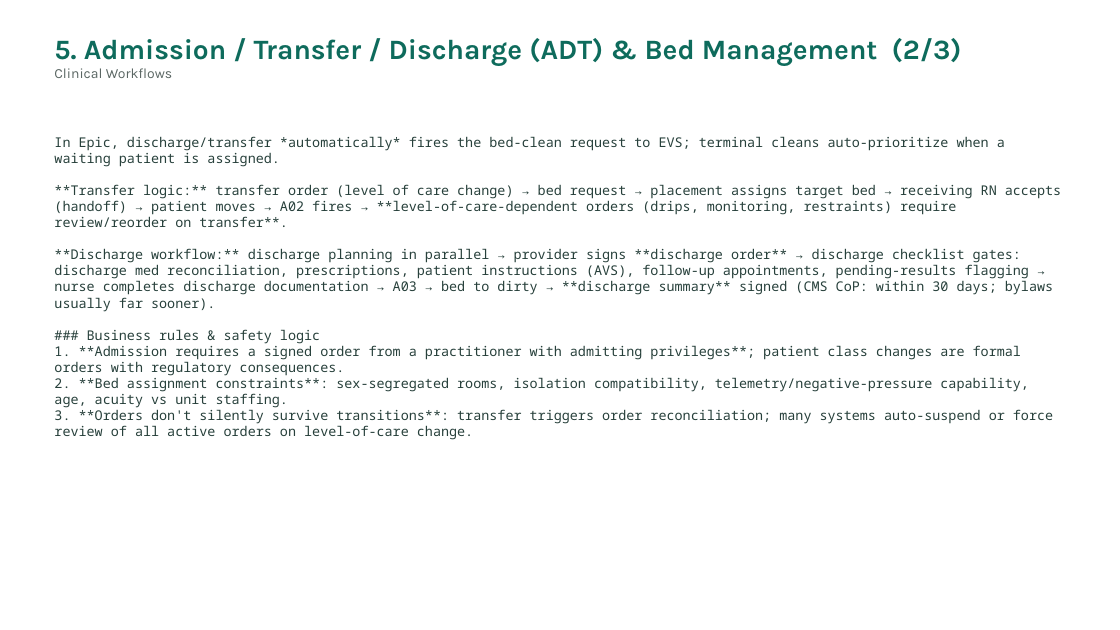
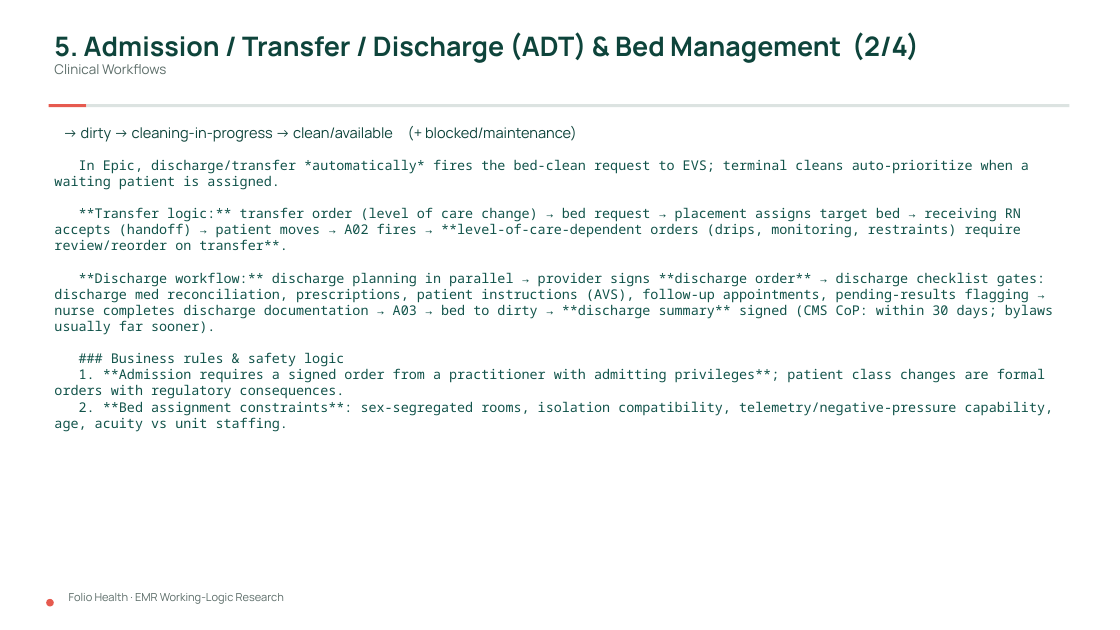
Before and after one commit to Folio-Health/Folio-Health-prototype, a slide deck: slide 31 of folio-health/docs/research/EMR-Working-Logic-Research.pptx (slide 30 before the commit). Drawn at 1120x630 pixels with LibreOffice and Linux fonts; fonts in the diff are those of the drawing. Boxes give left, top, right and bottom in pixels: in the first picture for what was removed or moved away, otherwise in the second. Text is boxed around its words. In the diff, an @@ line names an element or a change of style, - is before the commit and + after.

```diff
--- a/folio-health/docs/research/EMR-Working-Logic-Research.pptx
+++ b/folio-health/docs/research/EMR-Working-Logic-Research.pptx
@@ text at box(54, 32, 919, 63): text changed; size 24 to 23 pt; font Karla to Manrope; text colour #0E6B5C to #0E443B @@
-5. Admission / Transfer / Discharge (ADT) & Bed Management (2/3)
+5. Admission / Transfer / Discharge (ADT) & Bed Management (2/4)
@@ text at box(54, 64, 166, 74): size 12 to 11.5 pt, font Karla to Manrope, text colour #5A6663 to #5C6D69 in "Clinical Workflows" @@
@@ rectangle added at box(49, 104, 87, 108), fill #E65A4F @@
@@ rectangle added at box(87, 104, 1070, 108), fill #DCE3E1 @@
@@ text at box(81, 126, 577, 142): paragraph added @@
+→ dirty → cleaning-in-progress → clean/available (+ blocked/maintenance)
@@ text at box(54, 159, 1054, 432): text colour #27403B to #11534A @@
@@ text at box(54, 407, 1053, 440): paragraph removed @@
-3. **Orders don't silently survive transitions**: transfer triggers order reconciliation; many systems auto-suspend or force review of all active orders on level-of-care change.
@@ ellipse added at box(46, 599, 54, 607), fill #E65A4F @@
@@ text added at box(69, 593, 284, 604), 9.5 pt, text #5C6D69 @@
+Folio Health · EMR Working-Logic Research
```
Also in this commit, not shown: 53 other slides changed, 3 slides added, 2 other files.
